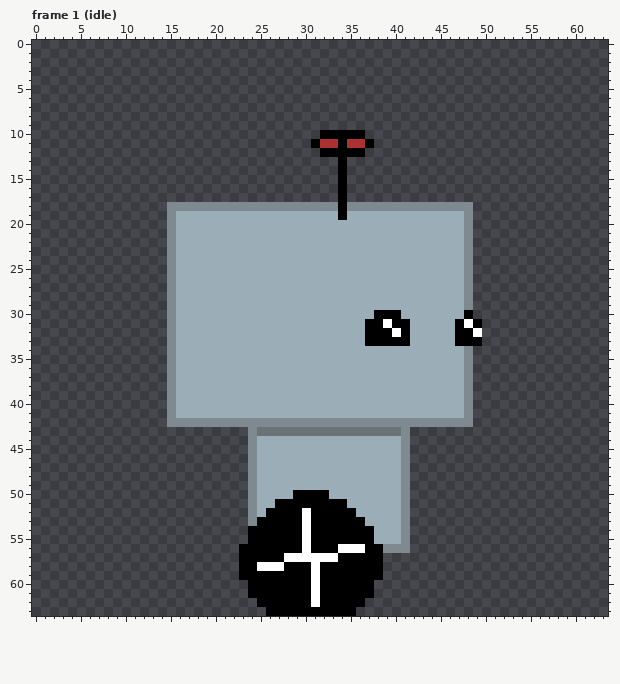
A pixel-art file gets an edit: assets/player_v2.aseprite. This is how it looked before the edit.
64x64 pixels, 13 frames. Shown: frame 1 (idle). The commit also changed other frames, which this record leaves out.
The same view after the edit:
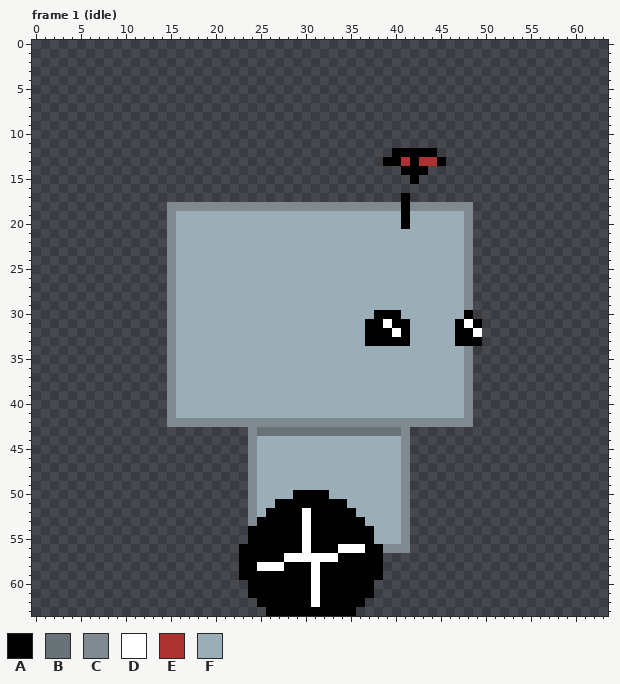
Palette (. is transparent): A #000000  B #697277  C #7f8a90  D #ffffff  E #ac3232  F #9badb7
The exact change:
--- frame 1 (idle), layer "Antennae"
@@ x 29..47 @@
  9 ...................
-10 ...AAAAA...........
-11 ..AEEAEEA..........
-12 ...AAAAA...........
-13 .....A.............
-14 .....A.............
-15 .....A.............
-16 .....A.............
-17 .....A.............
-18 CCCCCACCCCCCCCCCCCC
-19 FFFFFAFFFFFFFFFFFFF
-20 FFFFFFFFFFFFFFFFFFF
+10 ...................
+11 ...................
+12 ...........AAAAA...
+13 ..........AAEAEEA..
+14 ............AAA....
+15 .............A.....
+16 ...................
+17 ............A......
+18 CCCCCCCCCCCCACCCCCC
+19 FFFFFFFFFFFFAFFFFFF
+20 FFFFFFFFFFFFAFFFFFF
 21 FFFFFFFFFFFFFFFFFFF
Changed places in both pictures, as pixel boxes (x1, y1, x2, y2):
changed: (311, 130, 446, 229)
